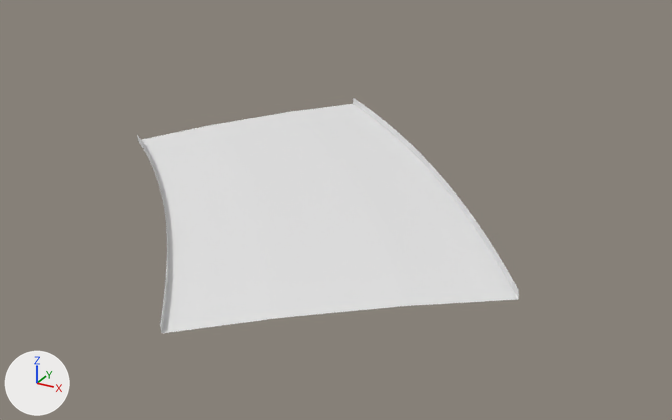
What one commit did to the glTF model public/assets/gen4/models/track-10.glb.
One viewpoint serves both versions: a 50 mm lens placed at (687.5, -160.4, 45.9), pointed at (636.6, -67.7, -0.4). Every picture has the same lights, and +X, +Y and +Z are marked at lower left. The older version comes first. Vertices at exactly the same position are counted once.

Objects in the first picture: 'track-10'.
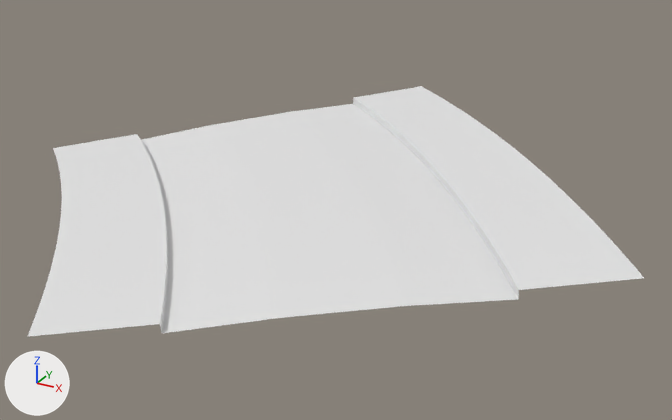
The edits, one by one:
me_track_10 is used by ob_track_10; location (0.0, 0.0, 0.0).
me_track_10 had 819 vertices, 1488 faces and spanned x 599.9..665.5, y -103.4..-34.6, z 0.4..4.1.
me_track_10 now has 945 vertices, 1736 faces and spans x 592.3..675.5, y -110.0..-25.4, z 0.4..4.9.
Part 1, on me_track_10:
57 vertices are added at x 629.0..675.5, y -78.3..-25.4, z 3.6..4.9.
6 new vertices lie (0.7, -0.9, 0.0) away from vertices in x 654.6..667.2, y -66.4..-50.5, z 4.2..4.6.
124 new faces join them.
Part 2, on me_track_10:
63 vertices are added at x 592.3..627.8, y -110.0..-70.5, z 0.9..1.4.
124 new faces join them.

Boxes [x1, y1, x2, y2] around the edits, measured in the pictures (672 x 420 px):
'track-10', reshaped (61% wider, 7% taller): before [137, 98, 519, 333]; after [27, 86, 644, 337]
part 1 of me_track_10, added: after [354, 86, 644, 290]
part 2 of me_track_10, added: after [27, 134, 167, 337]
